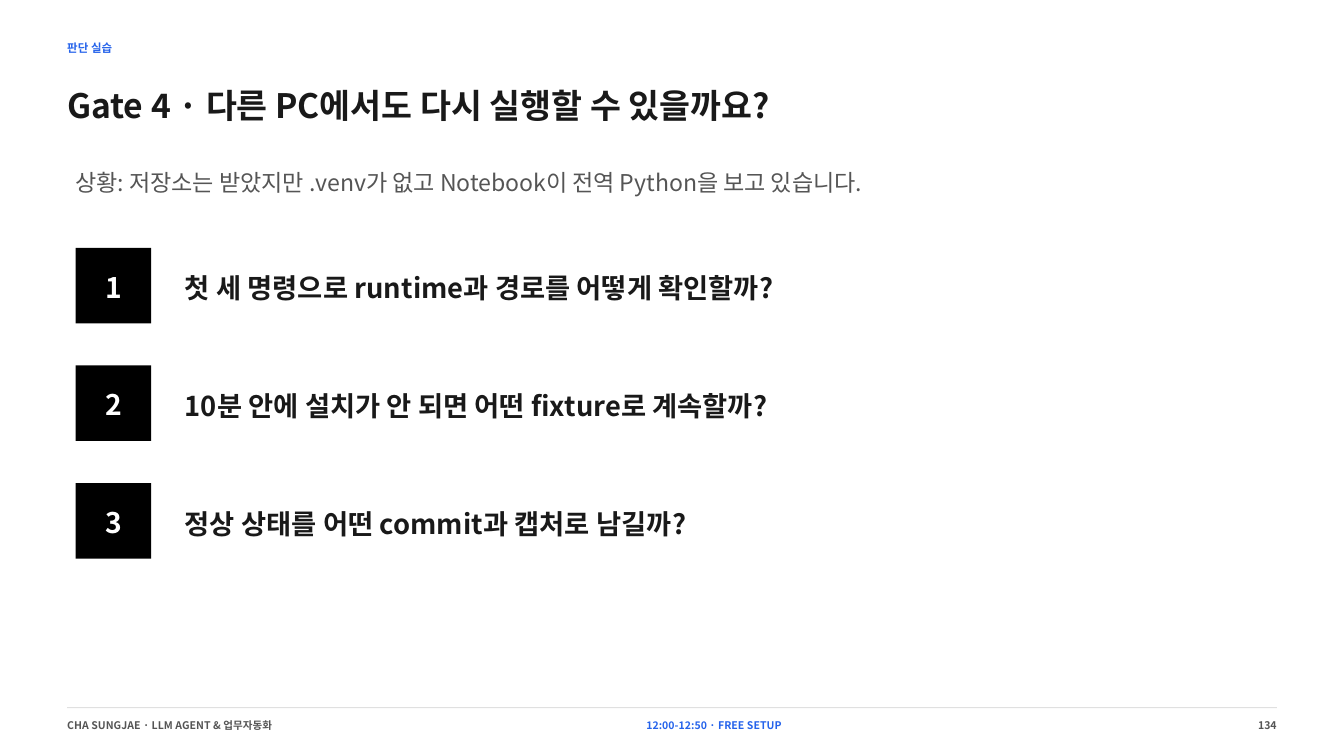
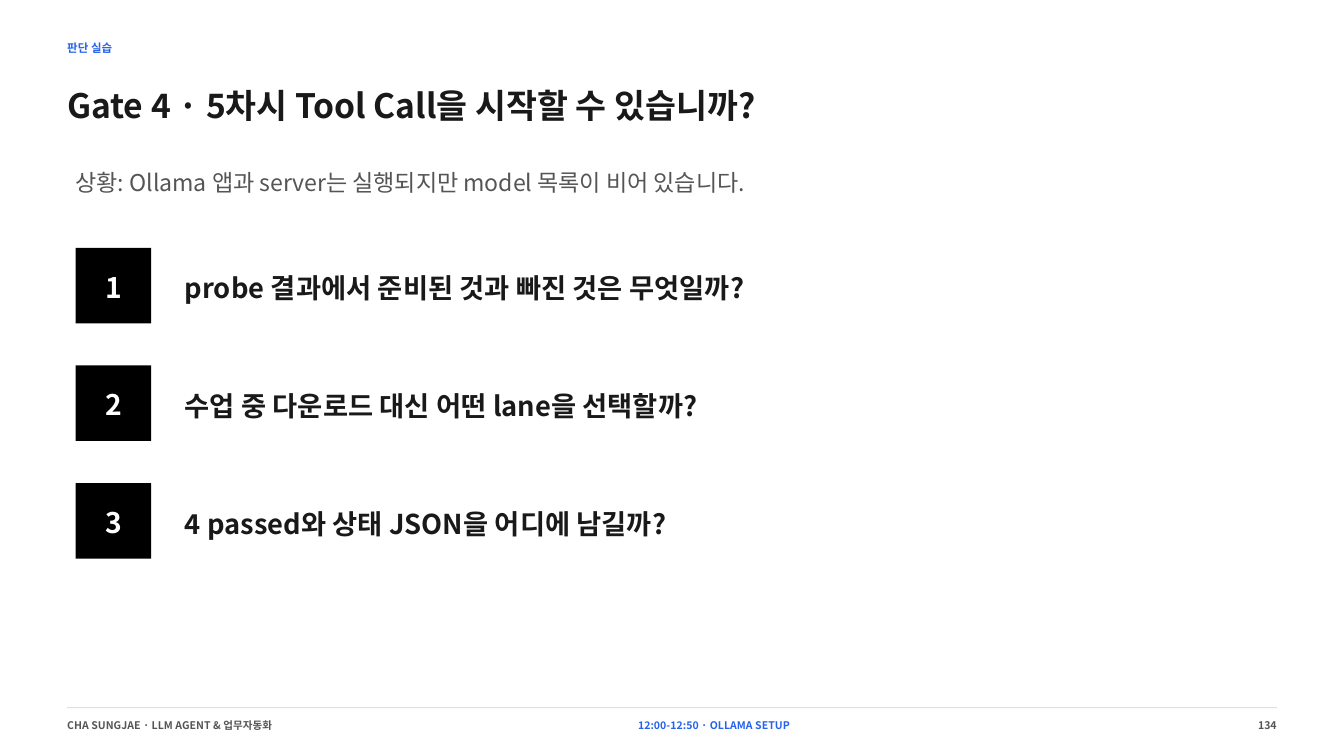
Before and after one commit to smilesjcha/llm-agent-and-workflow-automation, a slide deck: slide 134 of slides/IPA_LLM_Agent_업무자동화_Day1_2026-08-23_MUSINSA_PARTS_270p.pptx. Drawn at 1344x756 pixels with LibreOffice and Linux fonts; fonts in the diff are those of the drawing. Boxes give left, top, right and bottom in pixels: in the first picture for what was removed or moved away, otherwise in the second. Text is boxed around its words. In the diff, an @@ line names an element or a change of style, - is before the commit and + after.

```diff
--- a/slides/IPA_LLM_Agent_업무자동화_Day1_2026-08-23_MUSINSA_PARTS_270p.pptx
+++ b/slides/IPA_LLM_Agent_업무자동화_Day1_2026-08-23_MUSINSA_PARTS_270p.pptx
@@ text at bbox=[67, 89, 755, 121]: text changed @@
-Gate 4 · 다른 PC에서도 다시 실행할 수 있을까요?
+Gate 4 · 5차시 Tool Call을 시작할 수 있습니까?
@@ text at bbox=[76, 171, 745, 193]: text changed @@
-상황: 저장소는 받았지만 .venv가 없고 Notebook이 전역 Python을 보고 있습니다.
+상황: Ollama 앱과 server는 실행되지만 model 목록이 비어 있습니다.
@@ text at bbox=[185, 275, 744, 304]: text changed @@
-첫 세 명령으로 runtime과 경로를 어떻게 확인할까?
+probe 결과에서 준비된 것과 빠진 것은 무엇일까?
@@ text at bbox=[185, 393, 698, 419]: text changed @@
-10분 안에 설치가 안 되면 어떤 fixture로 계속할까?
+수업 중 다운로드 대신 어떤 lane을 선택할까?
@@ text at bbox=[185, 511, 667, 540]: text changed @@
-정상 상태를 어떤 commit과 캡처로 남길까?
+4 passed와 상태 JSON을 어디에 남길까?
@@ text at bbox=[638, 721, 790, 729]: text changed @@
-12:00-12:50 · FREE SETUP
+12:00-12:50 · OLLAMA SETUP
```
Also in this commit, not shown: 109 other slides changed, 7 other files.
